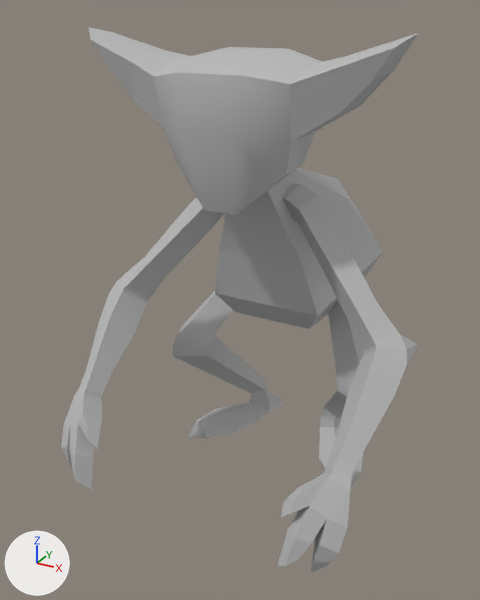
An edit to the FBX model Firekeeper/Assets/3D Assets/Enemy/enemy.fbx, drawn before and after from the same camera.
Both versions are drawn from a 50 mm lens placed at (0.924, -1.856, 1.625), pointed at (-0.032, -0.119, 0.756). Lighting does not change. The marker at lower left points along +X, +Y and +Z. Where no turn or scale is listed for an object, it has been applied to the vertices.

The first picture shows 'ENEMY_body'.
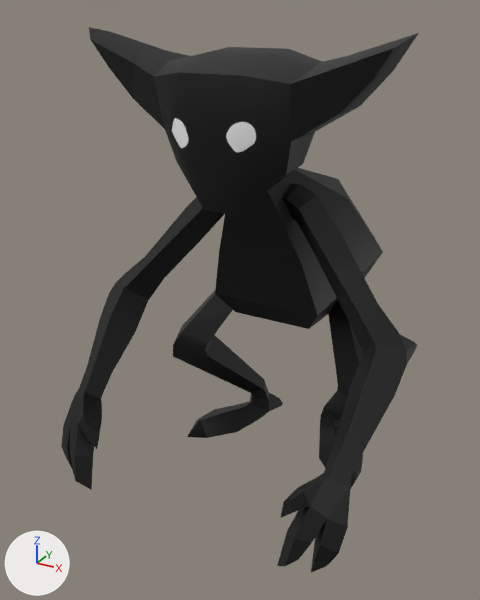
What differs and where, as boxes [x1, y1, x2, y2] in the pictures (480 x 600 px):
'ENEMY_body', surface changed (grey to black): [61, 27, 418, 572] in both

The change in detail:
Picture 'enemy_emissive.png' (img_enemy_emissive_png) is new.
In material 'lambert1' (mat_lambert1), base_color is no longer (0.5, 0.5, 0.5), grey #bcbcbc.
In material 'lambert1' (mat_lambert1), texture is now set to img_enemy_emissive_png, with its transparency.
